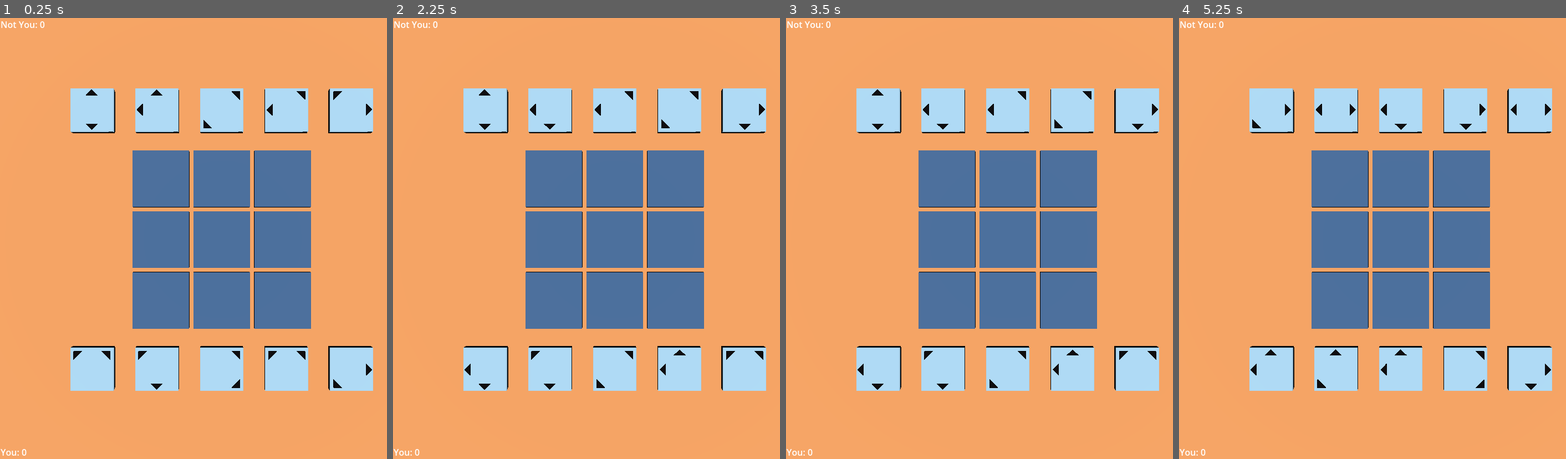
Above: before the commit, frames 1-4 (left to right).
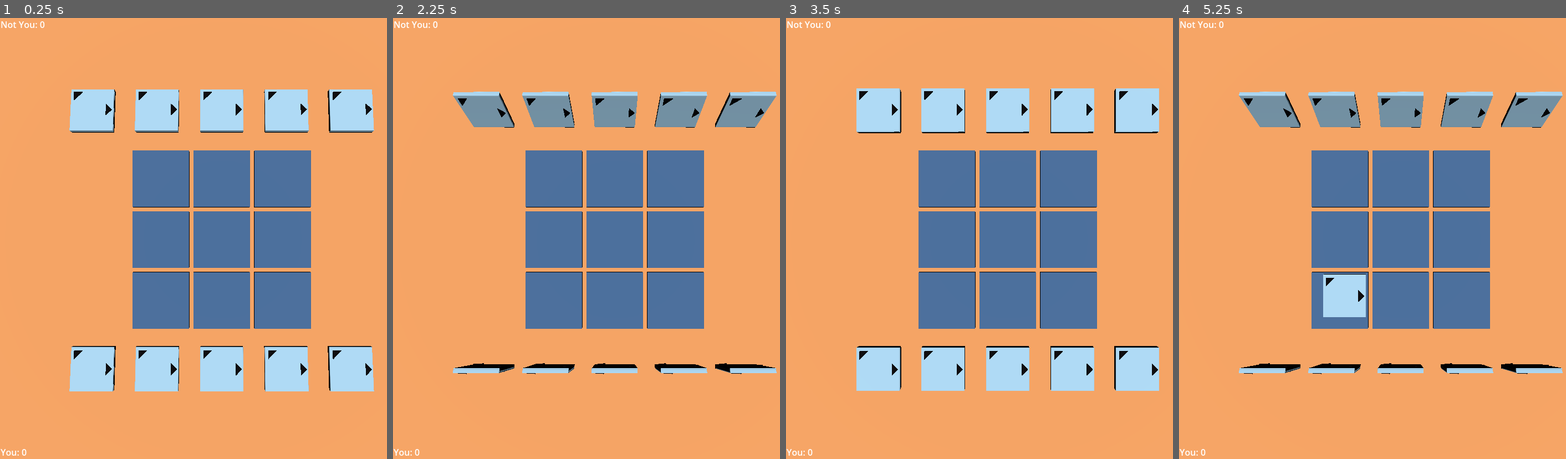
Above: after the commit, the same moments.

Repository: thefinch/fleep
Game: Godot game, scene res://game/Game.tscn
The game is run twice, just before and just after one commit, with the same random seed, the same clock (stepped at 60 frames per second) and the same inputs.
Inputs (mouse positions are in pixels of both pictures, inside the frame that each line leads up to):
- Up to frame 1 (0.25 s): no input
- Up to frame 2 (2.25 s): tap Enter at 0.5, 2 s; move the mouse to (714, 216) at 0.52 s; tap R at 0.6, 2.1 s; click (714, 216) at 0.67 s; tap Space at 1.25 s; drag from (524, 260) to (594, 326) at 1.27 s; move the mouse to (660, 141) at 2.02 s
- Up to frame 3 (3.5 s): tap Space at 2.75 s; drag from (987, 326) to (875, 172) at 2.77 s
- Up to frame 4 (5.25 s): tap Enter at 3.5 s; move the mouse to (1535, 304) at 3.52 s; hold A 3.53-4.25 s; tap R at 3.6, 5.1 s; tap Space at 4.25 s; drag from (1268, 172) to (1333, 128) at 4.27 s; move the mouse to (1422, 238) at 5.02 s; hold A from 5.03 s (still down); click (1422, 238) at 5.17 s

The runs differ from the first frame. In frame 1, 1.6% of the frame differs, in the area x 17-97%, y 15-85%; in frame 2, 11%; in frame 3, 0.8%; in frame 4, 12%, in the area x 15-100%, y 15-85%.

Commit message:
final push
- not fully working, but working enough to get the idea out of my head
- anyone can do whatever they want with it at this point

Diff:
--- a/board/Board.gd
+++ b/board/Board.gd
@@ -10,6 +10,16 @@
 
 # initializes the board state
 func setup_board():
+	# remove all tiles
+	if board_positions:
+		var tile
+		for y in range(0, size):
+			for x in range(0, size):
+				tile = get_tile_at_position(x, y)
+				if tile:
+					tile.queue_free()
+
+	# build the array to hold all the tiles
 	board_positions = []
 	for row_key in range(0, size):
 		board_positions.append([])
@@ -26,16 +36,15 @@
 
 	return board_positions[x][y]
 
-# gets empty spots
-func get_empty_spots():
+# gets the boxes that don't currently have a tile in them
+func get_empty_boxes():
 	var spots = []
-
-	for row_key in range(0, size - 1):
-		for column_key in range(0, size - 1):
-			if board_positions[row_key][column_key] == null:
+	for y in range(0, size):
+		for x in range(0, size):
+			if get_tile_at_position(x, y) == null:
 				spots.append({
-					'x': row_key,
-					'y': column_key
+					'x': x,
+					'y': y
 				})
 
 	return spots
@@ -43,3 +52,7 @@
 # saves a tile at the given board position
 func set_tile_at_position(tile, x, y):
 	board_positions[x][y] = tile
+
+# gets the box at the given position
+func get_box(x, y):
+	return get_node(str(x) + '_' + str(y))
--- a/game/Game.gd
+++ b/game/Game.gd
@@ -22,6 +22,7 @@
 
 	reset()
 
+# sets up the board and the players to be able to start the game
 func reset():
 	get_tree().paused = true
 
@@ -133,22 +134,27 @@
 	var tile_at_position
 	var check_position
 	var tile_at_check_position
+	var flips = 0
+	var tween
+	var duration = 0.3
+	var original_z
+
+	# prevent some infinite scenarios by occasionally reversing the array
+	if randf() > 0.5:
+		tiles_that_flipped.reverse()
+
 	for position in tiles_that_flipped:
 		# get the tile at this position
 		tile_at_position = board.get_tile_at_position(position['x'], position['y'])
-		prints('tile', tile_at_position, 'at', position, 'was placed or flipped')
-		prints('tile top', tile_at_position.top)
-		print('tile bottom', tile_at_position.bottom)
-
+
+		# figure out which side we're looking at
 		var matrix = tile_at_position.top if tile_at_position.current_side == 'top' else tile_at_position.bottom
 		for arrow in matrix:
+			# flip tile if needed
 			check_position = get_coordinate_from_arrow(arrow, position)
-			print('arrow ', arrow, ' is pointing at ', check_position)
-
-			# flip tile if needed
 			tile_at_check_position = board.get_tile_at_position(check_position['x'], check_position['y'])
 			if tile_at_check_position != null:
-				print('there is a tile at that position', tile_at_check_position)
+				prints('arrow', arrow, 'from position', position, 'is pointing to tile with', 'top', tile_at_check_position.top, 'and bottom', tile_at_check_position.bottom, 'and current side', tile_at_check_position.current_side)
 				var map = {
 					'UL': tile_at_check_position.up_left,
 					'UR': tile_at_check_position.up_right,
@@ -159,24 +165,36 @@
 					'L': tile_at_check_position.left,
 					'R': tile_at_check_position.right,
 				}
+
+#				original_z = tile_at_check_position.global_position.z
+#				tween = create_tween()
+#				tween.tween_property(tile_at_check_position, "global_position:z", tile_at_check_position.global_position.z + 1, duration)
+#				await tween.finished
+
 				map[arrow].call()
+
+				prints('tile after', 'top', tile_at_check_position.top, 'bottom', tile_at_check_position.bottom, 'current side', tile_at_check_position.current_side)
+
+#				tween = create_tween()
+#				tween.tween_property(tile_at_check_position, "global_position:z", original_z, duration)
+#				await tween.finished
 
 				# add to the list of board positions to flip if necessary
 				if not run_again.has(check_position):
 					# increase score
-					flip_count += 1
+					flips += 1
 
 					# add it to the list of tiles that have been flipped
 					run_again.append(check_position)
 
-			print('')
+				print('')
 
 	# make sure all animations have completed before we continue
 	await get_tree().create_timer(1.0).timeout
 
 	# update the player's score based on how many flips just happened
 	var new_score = player1Score if player == 1 else player2Score
-	new_score = new_score + flip_count
+	new_score = new_score + flips
 	set_player_score(player, new_score)
 
 	# run again if needed
@@ -186,97 +204,60 @@
 			print('probably going infinite')
 			return
 
-		flip_count = 0
-		flip(player, run_again)
+		flip_count += flips
+		await flip(player, run_again)
 
 	return
 
 func make_ai_move():
 	# get a tile from the opponent
-	var tile = player2.pop()
+	var tile = player2.pop_back()
 
 	# get open spots
-	var open = []
-	for row_key in board.size:
-		for col_key in board.size:
-			if board[row_key][col_key] == null:
-				open.append({
-					'x': row_key,
-					'y': col_key
-				})
+	var open = board.get_empty_boxes()
+
+	# if there's no open spaces, then it's game over
+	if len(open) == 0:
+		print('game over')
+		return
 
 	# limit open spots to ones that should cause a flip
 	var playable_open = []
 	var check_position
+	var check_tile
 	for arrow in tile.top:
 		for position in open:
 			check_position = get_coordinate_from_arrow(arrow, position)
-			if board.has(check_position['x']) \
-				and board[check_position['x']].has(check_position['y']) \
-				and board[check_position['x']][check_position['y']] != null \
+			check_tile = board.get_tile_at_position(check_position['x'], check_position['y'])
+			if check_tile != null \
 				and not playable_open.has(position):
 				playable_open.append(position)
 
-	# if there's no spots to play that will cause a flip, default to all empty spots
+	# if there's no spots to play that will cause a flip, default to any empty spot
 	if len(playable_open) == 0:
-		open = playable_open
+		playable_open = open
+
+	# make it look like the AI is actually thinking
+	await get_tree().create_timer(0.5).timeout
 
 	# get a random open spot and put the tile there
-	var where_to_play = open[randi() % len(open) - 1]
-	board[where_to_play['x']][where_to_play['y']] = {
-		'tile': tile,
-		'side': 'top'
-	}
-
-func play():
-	# keep playing until the board is full
-	var player = 1
-	var tile
-	var playable_open
-	var check_position
-	var where_to_play
-	var open = board.get_empty_spots()
-	while len(open) > 0:
-		# get a tile from the current player
-		tile = player1.pop() if player == 1 else player2.pop()
-
-		# limit open spots to ones that should cause a flip
-		playable_open = []
-		for arrow in tile.top:
-			for position in open:
-				check_position = get_coordinate_from_arrow(arrow, position)
-				if board.has(check_position['x']) \
-					and board[check_position['x']].has(check_position['y']) \
-					and board[check_position['x']][check_position['y']] != null \
-					and not playable_open.has(position):
-					playable_open.append(position)
-
-		# if there's no spots to play that will cause a flip, default to all empty spots
-		if len(playable_open) == 0:
-			open = playable_open
-
-		# get a random open spot and put the tile there
-		where_to_play = open[randi() % len(open) - 1]
-		board[where_to_play['x']][where_to_play['y']] = {
-			'tile': tile,
-			'side': 'top'
-		}
-
-		# print('board', $board);
-
-		# do the flips
-		flip_count = 0
-		flip(player, [where_to_play])
-
-		if flip_count > 200:
-			print('infinite!')
-			break
-
-		# switch which player will take a turn
-		player = 2 if player == 1 else 1
-
-		# get the empty spots again
-		open = board.get_empty_spots()
+	var where_to_play = playable_open[randi() % len(playable_open) - 1]
+	var x = where_to_play['x']
+	var y = where_to_play['y']
+	var dropbox = board.get_box(x, y)
+
+	# make it look like the AI is picking it up and moving it
+	var camera = get_viewport().get_camera_3d()
+	var screen_position = camera.unproject_position(tile.global_position)
+	tile.face_camera(screen_position, 7)
+
+	var duration = 0.5
+	var tween = create_tween().set_parallel(true)
+	tween.tween_property(tile, "global_position", dropbox.global_position, duration)
+	await tween.finished
+
+	# put the tile down to start flipping
+	place_tile(tile, dropbox, x, y, 2)
 
 func _input(event):
 	# check if we need to reset the game
@@ -284,6 +265,12 @@
 		and event.pressed == false \
 		and event.keycode == KEY_R:
 			reset()
+			return
+
+	if event is InputEventKey  \
+		and event.pressed == false \
+		and event.keycode == KEY_A:
+			make_ai_move()
 			return
 
 	# select a tile if it has been clicked on
@@ -340,8 +327,6 @@
 		and event is InputEventMouseButton \
 		and not event.is_pressed()
 	if stopped:
-		print('stopping drag')
-		print('')
 		end_drag(tile)
 		return
 
@@ -350,7 +335,6 @@
 		and event.is_pressed() \
 		and event.button_index == MOUSE_BUTTON_LEFT
 	if started:
-		print('picked up')
 		tile.pick_up()
 		return
 
@@ -360,6 +344,33 @@
 	if continued:
 		tile.drag(event)
 		return
+
+func place_tile(tile, dropbox, x, y, player):
+	print('placing tile for player', player)
+	# stop the ability to place tiles
+	if player == 1:
+		make_player_tiles_unavailable()
+
+	# update the board
+	tile.place_at(dropbox.global_position)
+	board.set_tile_at_position(tile, x, y)
+
+	# try to flip
+	flip_count = 0
+	await flip(player, [{'x': x, 'y': y}])
+
+	# if this was the player's turn, not let the AI go
+	if player == 1:
+		await make_ai_move()
+		make_player_tiles_available()
+
+func make_player_tiles_available():
+	for tile in player1:
+		tile.draggable = true
+
+func make_player_tiles_unavailable():
+	for tile in player1:
+		tile.draggable = false
 
 func end_drag(tile):
 	# stop allowing this to be dragged around
@@ -382,13 +393,8 @@
 			tile.revert_position()
 			return
 
-		# update the board
-		tile.place_at(dropbox.global_position)
-		board.set_tile_at_position(tile, x, y)
-
-		# try to flip
-		flip_count = 0
-		flip(1, [{'x': x, 'y': y}])
+		# play the game
+		place_tile(tile, dropbox, x, y, 1)
 
 		return
 
--- a/tile/Tile.gd
+++ b/tile/Tile.gd
@@ -18,14 +18,72 @@
 	# create the tile sides
 	top = create_tile_side()
 	bottom = create_tile_side()
-#	top = ['UL', 'R']
-#	bottom = ['UL', 'R']
+	top = ['UL', 'R']
+	bottom = ['UL', 'R']
 
 	# show the arrows based on what we made
 	show_arrows(top, 'Front')
 	show_arrows(bottom, 'Back')
 
+	test()
+
 	bottom = change_matrix(bottom, 'vertical')
+
+func test():
+	top = ["UL", "R"]
+	bottom = change_matrix(top, 'vertical')
+
+	var movements = [
+		{
+			'func': self.down,
+			'action': 'down',
+			'expected': {
+				'top' : ['DL', 'R'],
+				'bottom' : ['UL', 'R'],
+				'side': 'bottom'
+			},
+		},
+		{
+			'func': self.up_left,
+			'action': 'up_left',
+			'expected': {
+				'top' : ['DL', 'U'],
+				'bottom' : ['DR', 'U'],
+				'side': 'top'
+			},
+		}
+	]
+	for movement in movements:
+		prints('top before', top)
+		prints('bottom before', bottom)
+		prints('current side before', current_side)
+		prints('action will be', movement['action'])
+		movement['func'].call()
+		prints('top after', top, 'should be', movement['expected']['top'])
+		prints('bottom after', bottom, 'should be', movement['expected']['bottom'])
+		prints('current side is', current_side, 'and should be', movement['expected']['side'])
+		print('')
+
+#	down()
+#	print(top, bottom, current_side)
+#	up_left()
+#	print(top, bottom, current_side)
+#	left()
+#	print(top, bottom, current_side)
+#	rotate_left()
+#	print(top, bottom, current_side)
+#	down_right()
+#	print(top, bottom, current_side)
+#	up()
+#	print(top, bottom, current_side)
+#	right()
+#	print(top, bottom, current_side)
+#	up_right()
+#	print(top, bottom, current_side)
+#	down_left()
+#	print(top, bottom, current_side)
+#	rotate_right()
+#	print(top, bottom, current_side)
 
 # shows all visible arrows on the given side
 func show_arrows(directions, side):
@@ -79,25 +137,18 @@
 
 # spin the tile in 3D and rotate the matrixes appropriately
 func spin(list):
-	# get the reverse to apply to the bottom
-	var reverse = {}
-	for axis in list:
-		reverse[axis] = -list[axis]
-
-	print('list of moves', list)
-	prints('list of moves reverse', reverse)
-	print('top before', top)
-	print('bottom before', bottom)
-
+	# rotate the matrices
 	top = rotate_matrix(top, list)
 	bottom = rotate_matrix(bottom, list)
 
-	print('top after', top)
-	print('bottom after', bottom)
-	print('')
-
 	# spin the object
 	rotate_tile(list)
+
+	# update the side
+	for axis in list:
+		if axis == 'y' or axis == 'x':
+			current_side = 'top' if current_side == 'bottom' else 'bottom'
+			break
 
 # rotates a tile a certain amount of degrees on the given axis
 func rotate_tile(list):
@@ -118,14 +169,12 @@
 	var start_rotation
 	var degrees
 	for axis in list:
-		degrees = list[axis]
-
 		# flip rotations if needed
 		if axis == 'x' or axis == 'y':
 			flip_factor = flip_factor * -1
-			current_side = 'top' if current_side == 'bottom' else 'bottom'
 
 		# figure out how much to rotate and how long the rotation should last
+		degrees = list[axis]
 		match axis:
 			'x':
 				start_rotation = self.rotation.x
@@ -139,10 +188,8 @@
 		tween.tween_property(self, "rotation:" + axis, radians, duration)
 
 	# allow rotation after this one is done
-	await(tween.finished)
+	await tween.finished
 	can_rotate = true
-
-	print('current side', current_side)
 
 func rotate_matrix(matrix, list):
 	var degrees
@@ -153,15 +200,13 @@
 
 		if axis == 'z':
 			if degrees == -90:
+				matrix = change_matrix(matrix, 'left')
+			elif degrees == 90:
 				matrix = change_matrix(matrix, 'right')
-			elif degrees == 90:
-				matrix = change_matrix(matrix, 'left')
 		elif axis == 'y':
 			matrix = change_matrix(matrix, 'horizontal')
 		elif axis == 'x':
 			matrix = change_matrix(matrix, 'vertical')
-
-		prints('after rotation', axis, degrees, matrix)
 
 	return matrix
 
@@ -195,12 +240,12 @@
 		},
 		'right': {
 			'UL': 'UR',
+			'UR': 'DR',
+			'DR': 'DL',
+			'DL': 'UL',
+			'R': 'D',
 			'U': 'R',
-			'UR': 'DR',
-			'R': 'D',
-			'DR': 'DL',
 			'D': 'L',
-			'DL': 'UL',
 			'L': 'U',
 		},
 		'down-left': {
@@ -261,17 +306,6 @@
 
 	return new_arrows
 
-func flip_diagonally(mat):
-	var n = 3
-	var tmp
-	for i in range(0, 3):
-		for j in range(0, 3 - i):
-			tmp = mat[i][j]
-			mat[i][j] = mat[(n - 1) - j][(n - 1) - i]
-			mat[(n - 1) - j][(n - 1) - i] = tmp
-
-	return mat
-
 # begin dragging the tile
 func pick_up():
 	original_position = self.global_position
@@ -318,6 +352,13 @@
 	var to = from + camera.project_ray_normal(origin) * distance_from_camera
 	global_transform.origin = to
 
+# spins this tile diagonally up and left
+func up_left():
+	spin({
+		'y' : -180,
+		'z' : -90
+	})
+
 # spins this tile diagonally up and right
 func up_right():
 	spin({
@@ -325,13 +366,6 @@
 		'z' : 90
 	})
 
-# spins this tile diagonally up and left
-func up_left():
-	spin({
-		'y' : -180,
-		'z' : -90
-	})
-
 # spins this tile up
 func up():
 	spin({'x': -180})
@@ -352,14 +386,14 @@
 func down_left():
 	spin({
 		'y' : -180,
-		'z' : -90
+		'z' : 90
 	})
 
 # spins this tile diagonally down and right
 func down_right():
 	spin({
 		'y' : 180,
-		'z' : 90
+		'z' : -90
 	})
 
 # rotates this tile left
